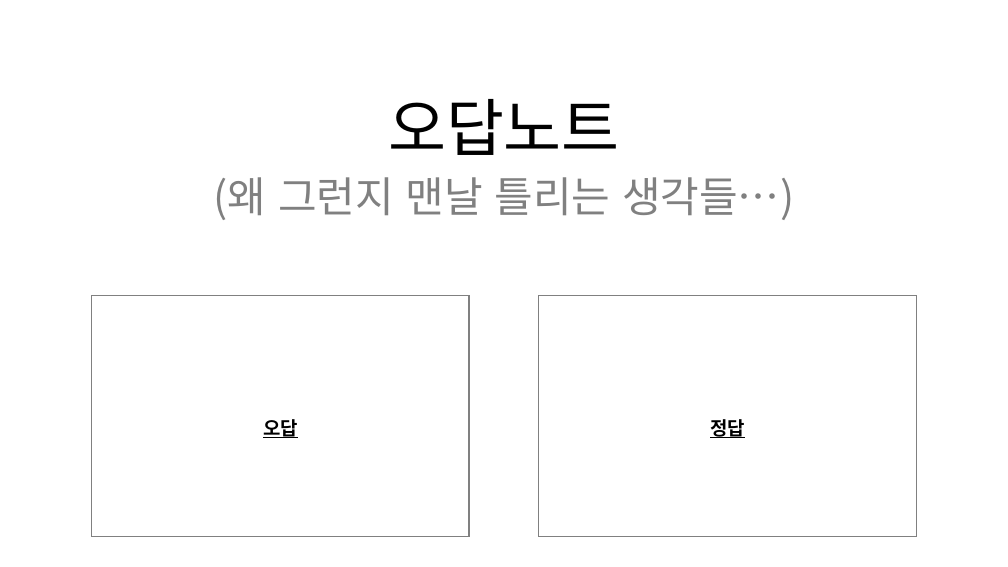
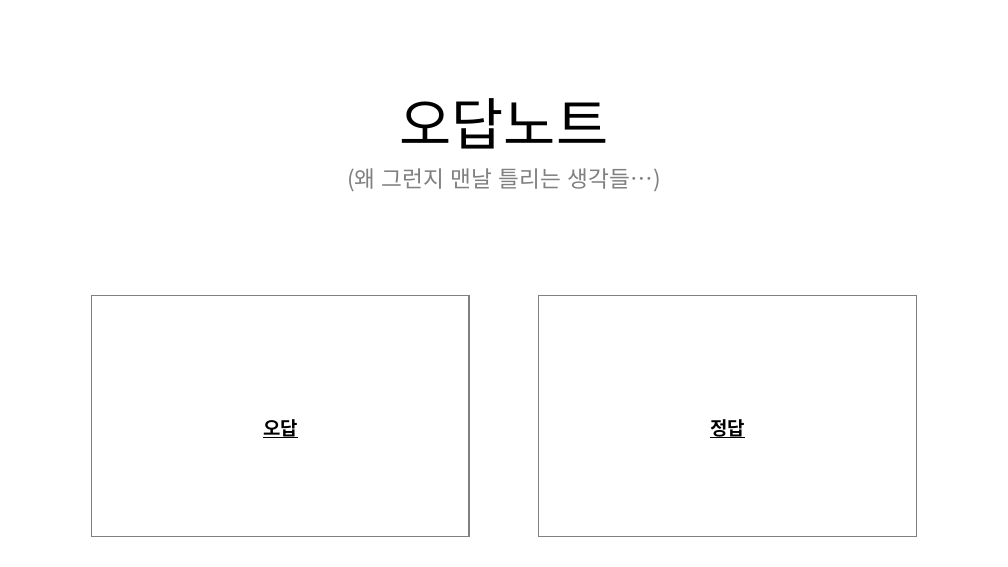
Before and after one commit to rby011/Examples, a slide deck: slide 1 of MidExcersize/오답노트.pptx. Drawn at 1008x567 pixels with LibreOffice and Linux fonts; fonts in the diff are those of the drawing. Boxes give left, top, right and bottom in pixels: in the first picture for what was removed or moved away, otherwise in the second. Text is boxed around its words. In the diff, an @@ line names an element or a change of style, - is before the commit and + after.

```diff
--- a/MidExcersize/오답노트.pptx
+++ b/MidExcersize/오답노트.pptx
@@ title "오답노트 (왜 그런지 맨날 틀리는 ..." at box(347, 98, 661, 191): size 60 to 54 pt in "오답노트"; size 40 to 21.6 pt in "(왜 그런지 맨날 틀리는 생각들…)" @@
```
Also in this commit, not shown: 1 other slide changed, 2 slides added, 1 slide removed, 1 other file.
